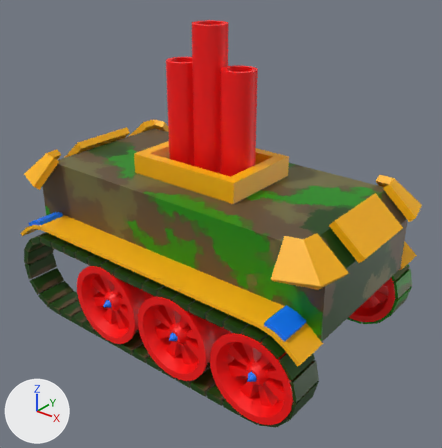
The FBX model Assets/Art/Cannons_Models/Gun08.fbx as it was, and as the next commit left it.
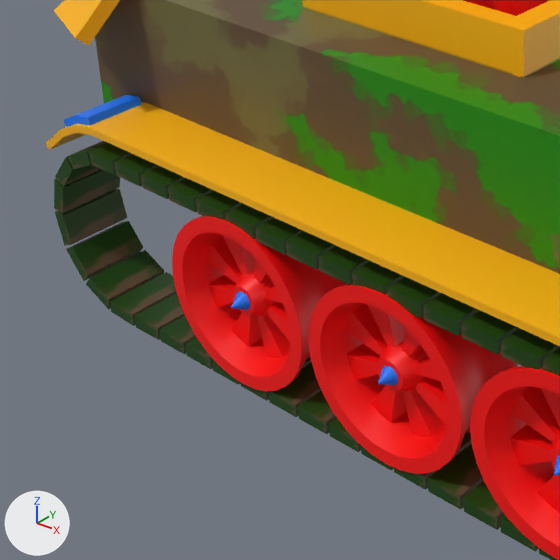
Old and new are each drawn whole from a camera (50 mm lens) standing at (4.76, -5.75, 2.02) and looking at (0.25, -0.11, -1.48) and again close up on the part from 0% to 57% of the width and 38% to 94% of the height. Lighting does not change. The marker at lower left points along +X, +Y and +Z. Where no turn or scale is listed for an object, it has been applied to the vertices.
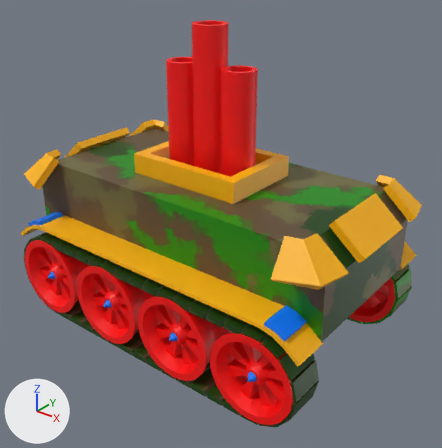
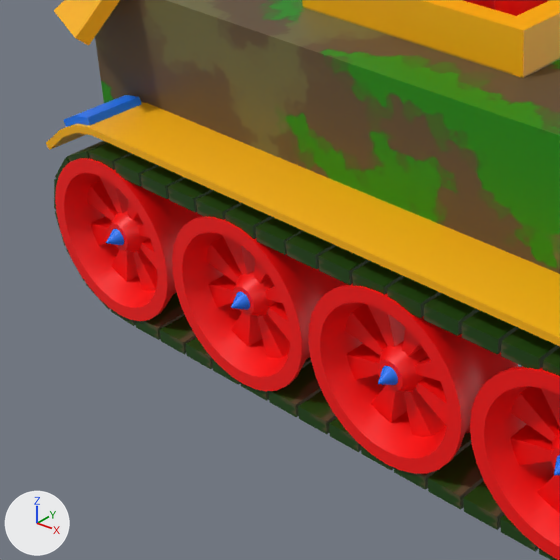
Diff of the bpy script that builds the scene:
```diff
--- a/Assets/Art/Cannons_Models/Gun08.fbx.py
+++ b/Assets/Art/Cannons_Models/Gun08.fbx.py
@@ me_cylinder_049 @@
+me_cylinder_049.from_pydata(...)  # 1024 vertices, 996 faces; spans x -0.55..0.55, y -1.5..1.5, z -0.55..0.55
+me_cylinder_049.materials.append(mat_base08)  # picture img_gun08_defaultmaterial_basecolor_png
@@ ob_cylinder_058 @@
+ob_cylinder_058 = bpy.data.objects.new('Cylinder.058', me_cylinder_049)
+ob_cylinder_058.location = (-1.731, 0.0, -2.381)
```

Pixel boxes (x1, y1, x2, y2) of what changed, in the close-ups (560 x 560 px):
'Cylinder.058', added (red)
    after: (55, 158, 202, 321)
